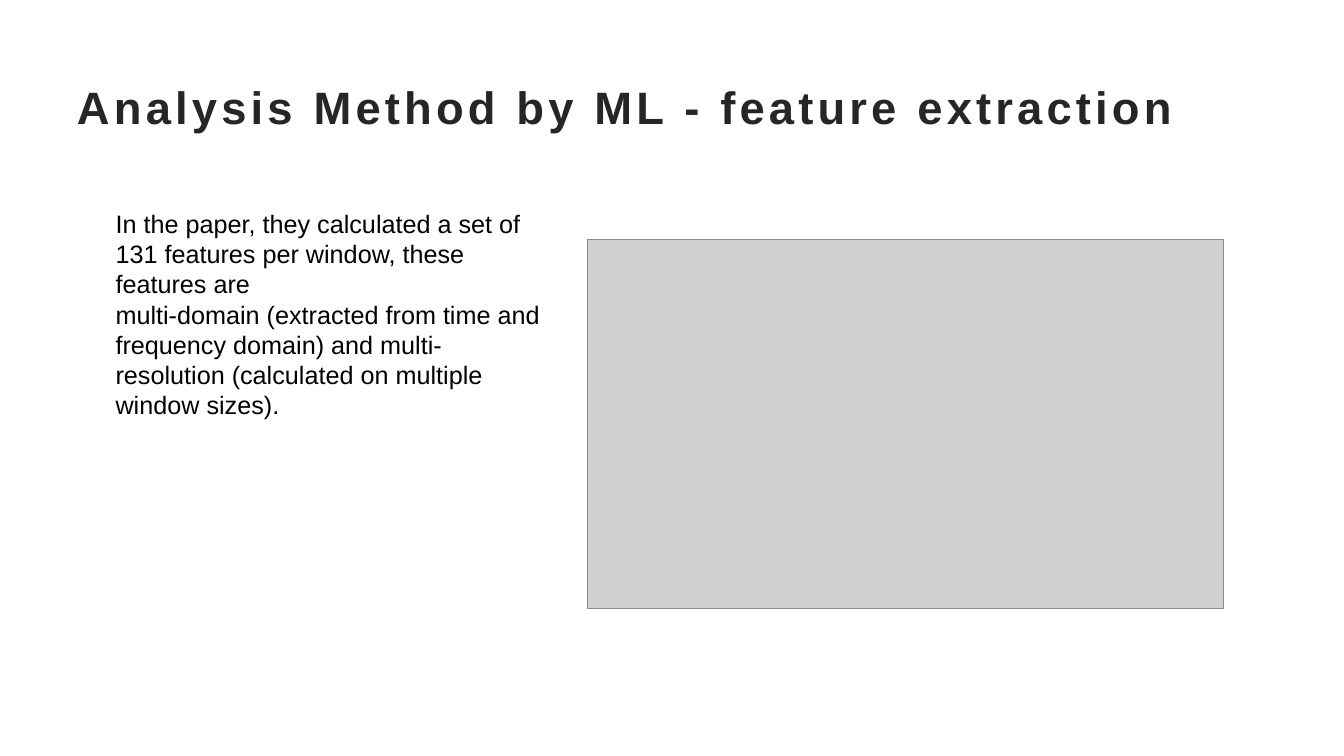
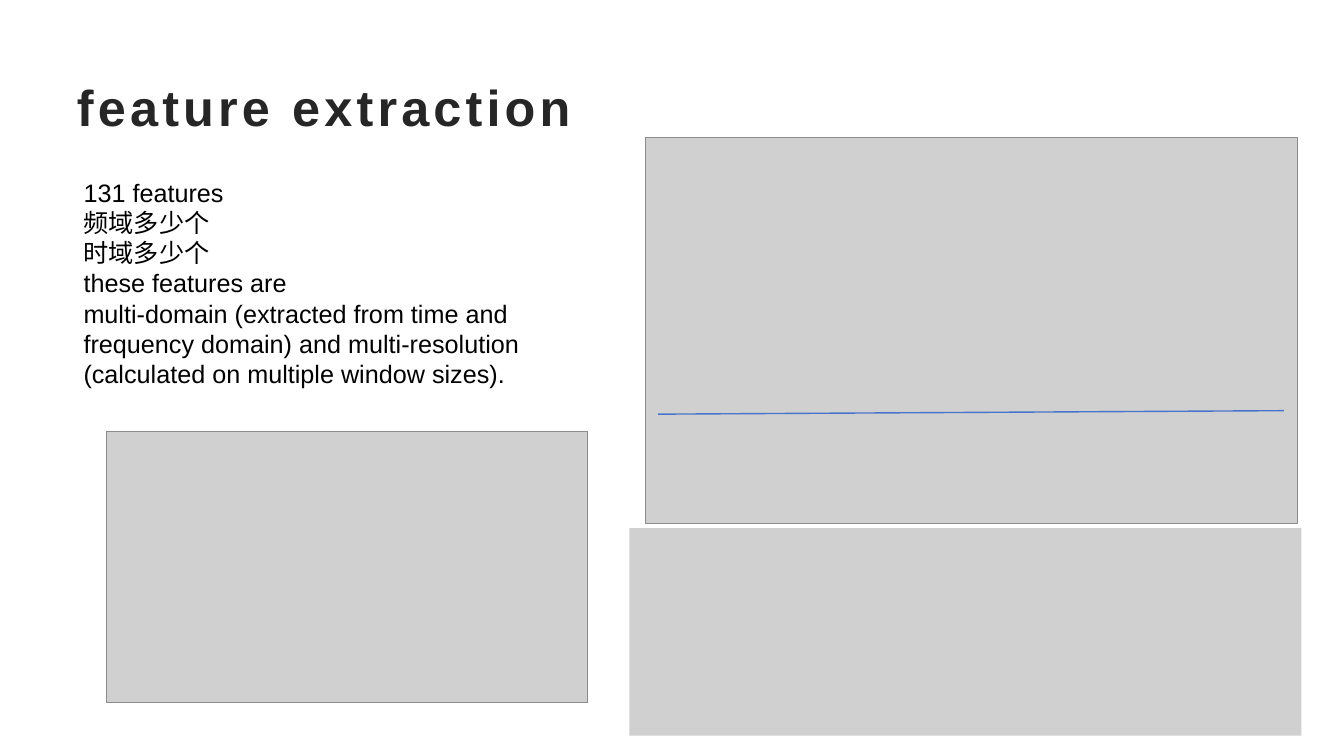
Before and after one commit to TonyHGF/EEG-Sleep-Staging, a slide deck: slide 9 of pre/slides.pptx (slide 6 before the commit). Drawn at 1344x756 pixels with LibreOffice and Linux fonts; fonts in the diff are those of the drawing; grey boxes stand for pictures. Boxes give left, top, right and bottom in pixels: in the first picture for what was removed or moved away, otherwise in the second. Text is boxed around its words. In the diff, an @@ line names an element or a change of style, - is before the commit and + after.

```diff
--- a/pre/slides.pptx
+++ b/pre/slides.pptx
@@ title at (77,89,570,127): text changed; size 32.4 to 36 pt @@
-Analysis Method by ML - feature extraction
+feature extraction
@@ picture: place and size @@
-picture at (588,240,1224,609)
+picture at (645,137,1298,523)
@@ text "131 features": place and size @@
-text "131 features" at (116,214,540,420)
+text "131 features" at (84,183,519,389)
@@ text at (84,183,286,293): text changed @@
-In the paper, they calculated a set of 131 features per window, these features are
+131 features
+频域多少个
+时域多少个
+these features are
@@ line added from (658, 414) to (1285, 410), #4874CB 1 pt @@
@@ picture added at (106,432,588,704) @@
@@ picture added at (629,528,1302,736) @@
```
Also in this commit, not shown: 4 other slides changed, 3 slides added, 16 other files.
